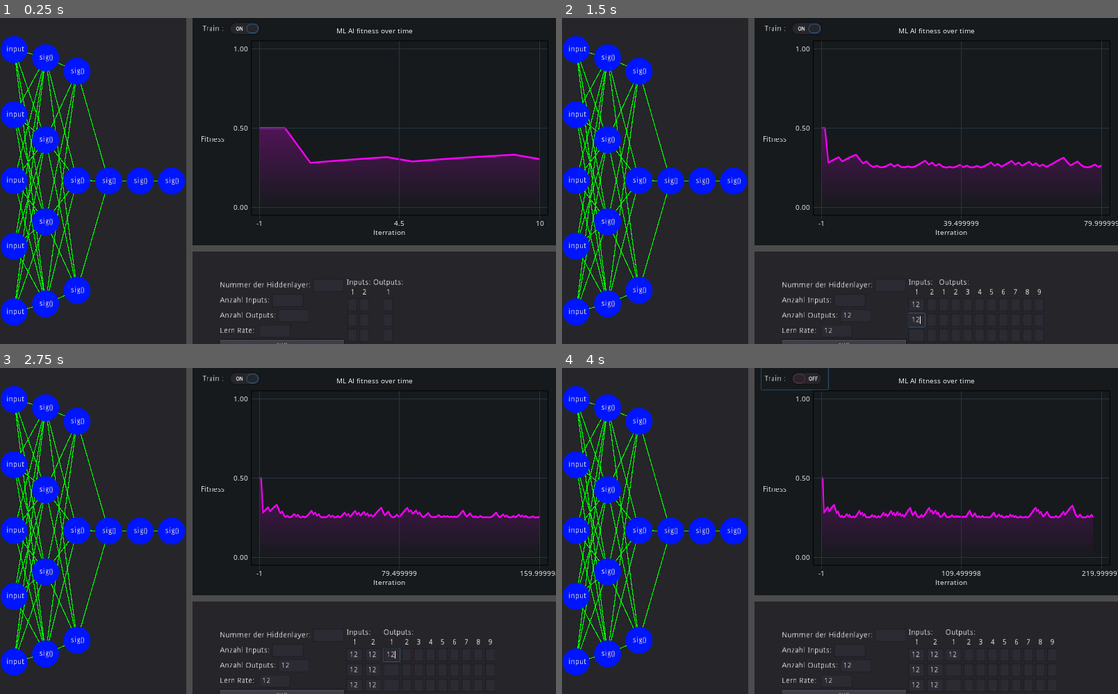
Above: before the commit, frames 1-4 (two rows, left to right).
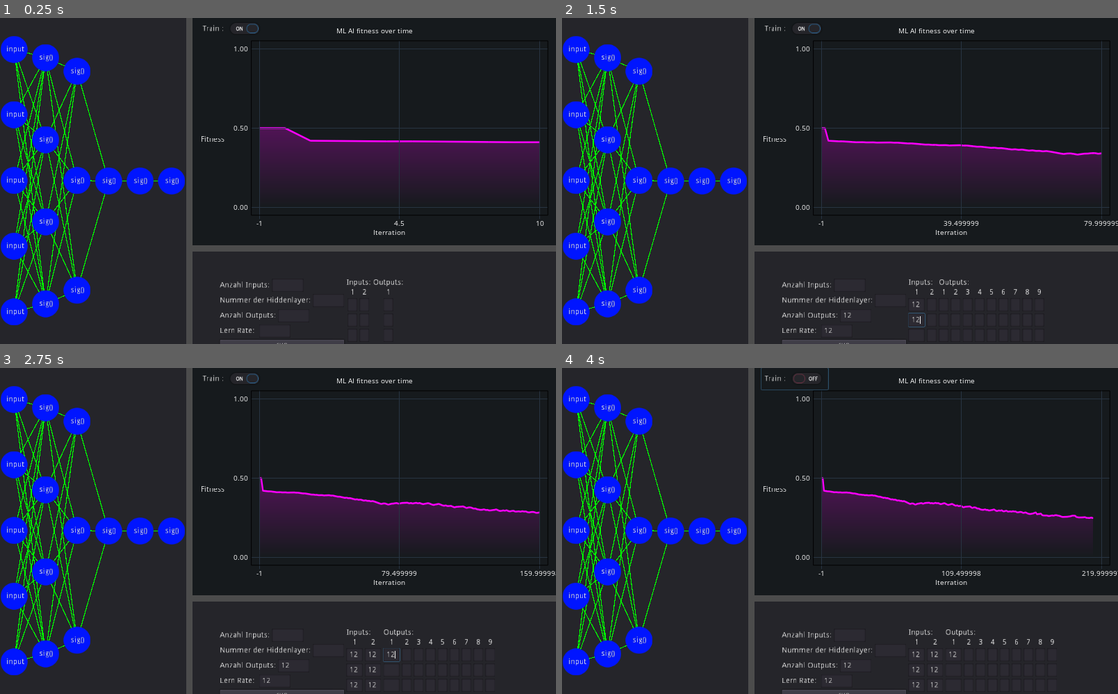
Above: after the commit, the same moments.

Repository: ex0rix/GML
Game: Godot game, scene res://Main.tscn
Same seed, same stepped clock (60 frames per second), same inputs: the game is played once before the commit and once after it. This scene is started directly instead of the project's main scene.
Inputs (mouse positions are in pixels of both pictures, inside the frame that each line leads up to):
- Up to frame 1 (0.25 s): no input
- Up to frame 2 (1.5 s): click (856, 314) at 0.52 s; type "12" at 0.6 s; click (834, 330) at 0.75 s; type "12" at 0.83 s; click (912, 304) at 0.98 s; type "12" at 1.07 s; click (917, 321) at 1.27 s; type "12" at 1.35 s
- Up to frame 3 (2.75 s): click (355, 684) at 1.5 s; type "12" at 1.58 s; click (372, 654) at 1.73 s; type "12" at 1.82 s; click (372, 671) at 2.02 s; type "12" at 2.1 s; click (372, 684) at 2.25 s; type "12" at 2.33 s; click (389, 654) at 2.48 s; type "12" at 2.57 s
- Up to frame 4 (4 s): move the mouse to (962, 514) at 2.77 s; hold Right (ui_right) 2.78-3.5 s; click "Train :" at 3.5 s

The runs differ from the first frame. In frame 1, 2.9% of the frame differs, in the area x 39-97%, y 33-88%; in frame 2, 3.3%, in the area x 39-98%, y 33-88%; in frame 3, 2.6%; in frame 4, 2.2%.

Commit message:
gui connect done

Diff:
--- a/Main.tscn
+++ b/Main.tscn
@@ -63,7 +63,7 @@
 margin_top = 50.0
 margin_right = 669.0
 margin_bottom = 170.0
-architectureDiagrammPath = NodePath("../../../ScrollContainer/ArchitectureDiagramm")
 
 [connection signal="dragged" from="HSplitContainer2" to="." method="_on_HSplitContainer2_dragged"]
 [connection signal="toggled" from="HSplitContainer2/HSplitContainer/Container/CheckButton" to="." method="_on_CheckButton_toggled"]
+[connection signal="run" from="HSplitContainer2/HSplitContainer/Panel/Settings" to="." method="_on_Settings_run"]
--- a/Neuron.gd
+++ b/Neuron.gd
@@ -53,4 +53,4 @@
 	for i in _weights.size():
 		_weights[i] = clamp(_weights[i] + stepSize * (randf() - 0.5), -5.0, 5.0)
 	_bias = clamp(_bias + stepSize * (randf() - 0.5), -5.0, 5.0)
-	#_bias = -2.5
+	_bias = -2.5
--- a/Settings.gd
+++ b/Settings.gd
@@ -8,10 +8,10 @@
 export (NodePath) var architectureDiagrammPath
 var architectureDiagramm : Node
 
-signal run(nLayer, stepSize)
+signal run(nLayer, stepSize, curDataSet)
 
 var anzahlHiddenlayer = 0
-var anzahlInputs = 1
+var anzahlInputs = 2
 var anzahlOutputs = 1
 var neuronenProHiddenlayer = []
 var inputs = []
@@ -29,11 +29,9 @@
 	if int(new_text) > 0:
 		if anzahlHiddenlayer > 9:
 			anzahlHiddenlayer = 9
-		$VBoxContainer/VBoxContainer2.visible = true
+		$HBoxContainer/ValInput/VBoxContainer2.visible = true
 	else:
-		$VBoxContainer/VBoxContainer2.visible = false
-
-
+		$HBoxContainer/ValInput/VBoxContainer2.visible = false
 
 
 func _on_anzahlInputs_text_changed(new_text):
@@ -113,9 +111,14 @@
 
 	aProSpalte.append(anzahlOutputs)
 
-	print(aProSpalte)
 	if (architectureDiagramm != null):
 		architectureDiagramm.changeDiagramm(anzahlHiddenlayer+2, aProSpalte)
+
+	var dataSet = {
+		"inputs" : [],
+		"outputs" : []
+	}
+	self.emit_signal("run", aProSpalte, stepSize, dataSet)
 
 
 func _on_addOneLine_pressed():
@@ -136,8 +139,4 @@
 
 
 func _on_stepSize_text_changed(new_text):
-	var stepSize = int(new_text)
-
-
-func _on_stepSize_text_entered(new_text):
-	pass # Replace with function body.
+	stepSize = float(new_text)
--- a/Settings.tscn
+++ b/Settings.tscn
@@ -15,9 +15,26 @@
 margin_right = 229.0
 margin_bottom = 168.0
 
-[node name="HBoxContainer" type="HBoxContainer" parent="HBoxContainer/ValInput"]
+[node name="HBoxContainer2" type="HBoxContainer" parent="HBoxContainer/ValInput"]
 margin_right = 229.0
 margin_bottom = 24.0
+
+[node name="Label" type="Label" parent="HBoxContainer/ValInput/HBoxContainer2"]
+margin_top = 5.0
+margin_right = 92.0
+margin_bottom = 19.0
+text = "Anzahl Inputs:"
+
+[node name="anzahlInputs" type="LineEdit" parent="HBoxContainer/ValInput/HBoxContainer2"]
+margin_left = 96.0
+margin_right = 154.0
+margin_bottom = 24.0
+caret_blink = true
+
+[node name="HBoxContainer" type="HBoxContainer" parent="HBoxContainer/ValInput"]
+margin_top = 28.0
+margin_right = 229.0
+margin_bottom = 52.0
 
 [node name="Label" type="Label" parent="HBoxContainer/ValInput/HBoxContainer"]
 margin_top = 5.0
@@ -28,23 +45,6 @@
 [node name="anzahlHiddenlayer" type="LineEdit" parent="HBoxContainer/ValInput/HBoxContainer"]
 margin_left = 171.0
 margin_right = 229.0
-margin_bottom = 24.0
-caret_blink = true
-
-[node name="HBoxContainer2" type="HBoxContainer" parent="HBoxContainer/ValInput"]
-margin_top = 28.0
-margin_right = 229.0
-margin_bottom = 52.0
-
-[node name="Label" type="Label" parent="HBoxContainer/ValInput/HBoxContainer2"]
-margin_top = 5.0
-margin_right = 92.0
-margin_bottom = 19.0
-text = "Anzahl Inputs:"
-
-[node name="anzahlInputs" type="LineEdit" parent="HBoxContainer/ValInput/HBoxContainer2"]
-margin_left = 96.0
-margin_right = 154.0
 margin_bottom = 24.0
 caret_blink = true
 
@@ -974,13 +974,12 @@
 size_flags_horizontal = 0
 text = "-"
 
+[connection signal="text_changed" from="HBoxContainer/ValInput/HBoxContainer2/anzahlInputs" to="." method="_on_anzahlInputs_text_changed"]
 [connection signal="text_changed" from="HBoxContainer/ValInput/HBoxContainer/anzahlHiddenlayer" to="." method="_on_anzahlHiddenlayer_text_changed"]
-[connection signal="text_changed" from="HBoxContainer/ValInput/HBoxContainer2/anzahlInputs" to="." method="_on_anzahlInputs_text_changed"]
 [connection signal="text_changed" from="HBoxContainer/ValInput/VBoxContainer2/neuronenProHiddenlayer" to="." method="_on_neuronenProHiddenlayer_text_changed"]
 [connection signal="text_changed" from="HBoxContainer/ValInput/HBoxContainer3/anzahlOutputs" to="." method="_on_anzahlOutputs_text_changed"]
 [connection signal="text_entered" from="HBoxContainer/ValInput/HBoxContainer3/anzahlOutputs" to="." method="_on_anzahlOutputs_text_entered"]
 [connection signal="text_changed" from="HBoxContainer/ValInput/HBoxContainer4/stepSize" to="." method="_on_stepSize_text_changed"]
-[connection signal="text_entered" from="HBoxContainer/ValInput/HBoxContainer4/stepSize" to="." method="_on_stepSize_text_entered"]
 [connection signal="pressed" from="HBoxContainer/ValInput/run" to="." method="_on_run_pressed"]
 [connection signal="pressed" from="HBoxContainer/VBoxContainer/HBoxContainer5/addOneLine" to="." method="_on_addOneLine_pressed"]
 [connection signal="pressed" from="HBoxContainer/VBoxContainer/HBoxContainer5/deleteOneLine" to="." method="_on_deleteOneLine_pressed"]
--- a/TestNNetwork.gd
+++ b/TestNNetwork.gd
@@ -12,7 +12,7 @@
 			}
 		)]
 
-var run = true
+var run = false
 
 var trainSetAND = {
 	"inputs" : [[0.0, 0.0], [0.0, 1.0], [1.0, 0.0], [1.0, 1.0]],
@@ -28,6 +28,8 @@
 
 func _ready():
 	neuralNetwork = NeuralNetwork.new([2, 4, 1], 1.8)
+	#$HSplitContainer2/HSplitContainer/Panel/Settings._on_run_pressed()
+	run = true
 	#seed(42069)
 	randomize()
 	neuralNetwork.radomize_weights(1.9)
@@ -48,12 +50,12 @@
 			totalError += outputDif
 		totalError = totalError / nTrainingSets
 
-		if bestOutputDif > totalError:# || iter % 500 == 0:
-			bestOutputDif = totalError
-			##Print debug###
-			print(iter, ": ", bestOutputDif)
-			for i in nTrainingSets:
-				print(curDataSet["inputs"][i], " => ",neuralNetwork.calc(curDataSet["inputs"][i]))
+#		if bestOutputDif > totalError:# || iter % 500 == 0:
+#			bestOutputDif = totalError
+#			##Print debug###
+#			print(iter, ": ", bestOutputDif)
+#			for i in nTrainingSets:
+#				print(curDataSet["inputs"][i], " => ",neuralNetwork.calc(curDataSet["inputs"][i]))
 		if iter != 0:
 			chartFuncs[0].add_point(iter, totalError)
 
@@ -64,9 +66,6 @@
 		var outputs = neuralNetwork.calc(curDataSet["inputs"][i])
 		var trainDif = curDataSet["outputs"][i][0] - outputs[0]
 		neuralNetwork.backProp(trainSetXOR["inputs"][i] , [trainDif])
-
-	if iter % 1000 == 0:
-		neuralNetwork.netDebug()
 
 	##Saves performance
 	if iter % 10 == 0:
@@ -97,3 +96,12 @@
 
 func _on_HSplitContainer2_dragged(offset):
 	$HSplitContainer2/ScrollContainer/ArchitectureDiagramm.get_child(0).update()
+
+
+func _on_Settings_run(nLayer, stepSize, newDataSet):
+	curDataSet = newDataSet
+	print(nLayer, stepSize)
+	run = true
+	neuralNetwork = NeuralNetwork.new(nLayer, stepSize)
+	neuralNetwork.radomize_weights(1.9)
+	iter = 0
